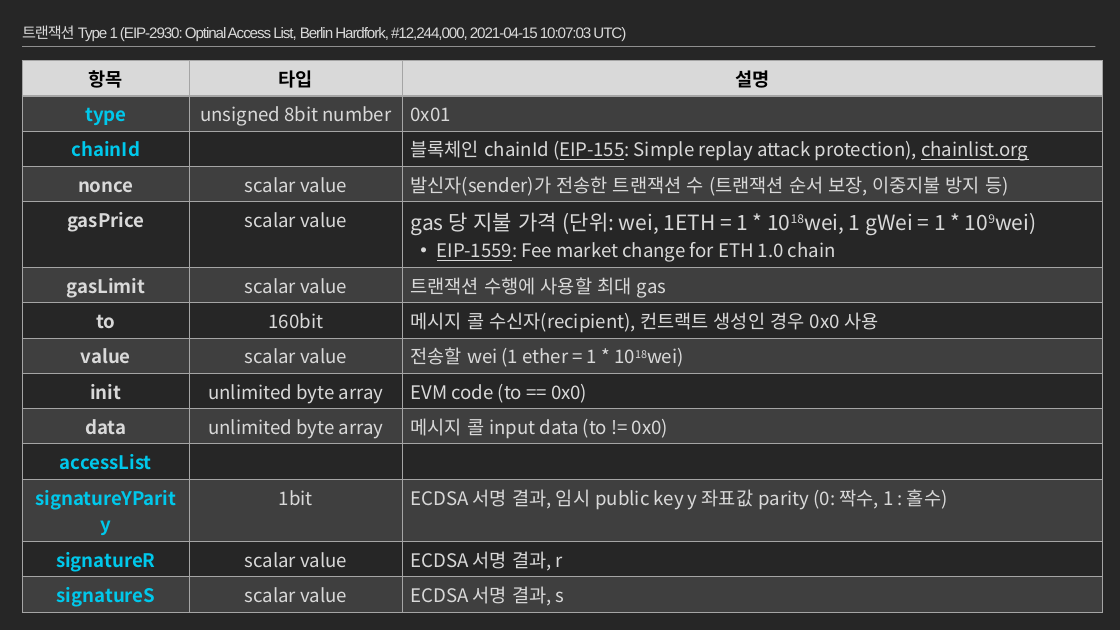
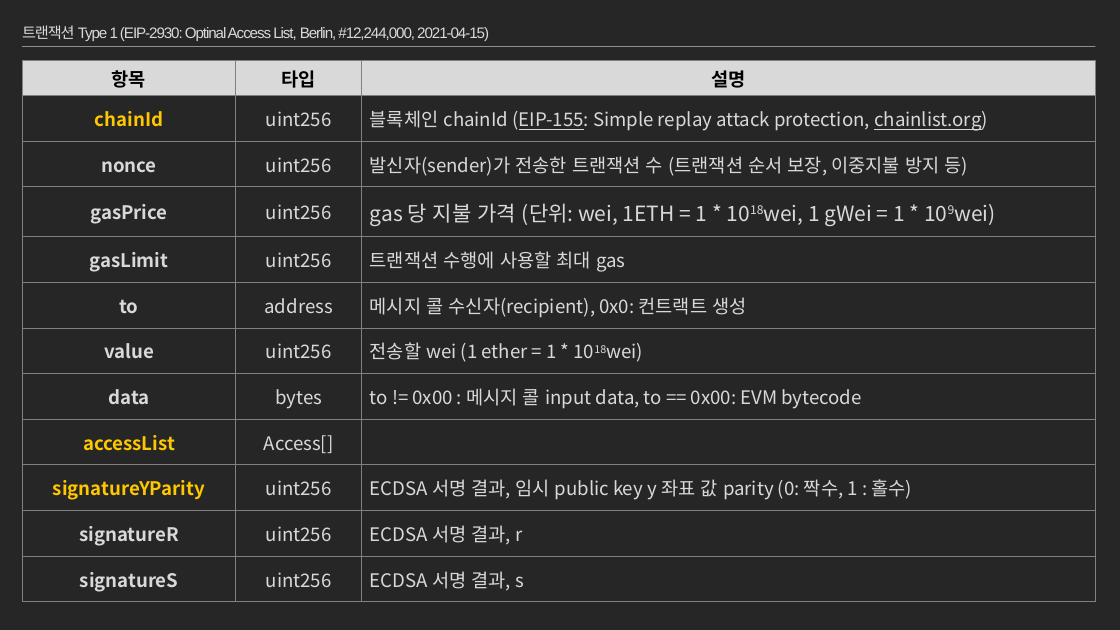
Before and after one commit to moss0801/blockchain-doc, a slide deck: slide 73 of General/Blockchain Part2.pptx (slide 67 before the commit). Drawn at 1120x630 pixels with LibreOffice and Linux fonts; fonts in the diff are those of the drawing. Boxes give left, top, right and bottom in pixels: in the first picture for what was removed or moved away, otherwise in the second. Text is boxed around its words. In the diff, an @@ line names an element or a change of style, - is before the commit and + after.

```diff
--- a/General/Blockchain Part2.pptx
+++ b/General/Blockchain Part2.pptx
@@ title at [22,25,489,41]: text changed @@
-트랜잭션 Type 1 (EIP-2930: Optinal Access List, Berlin Hardfork, #12,244,000, 2021-04-15 10:07:03 UTC)
+트랜잭션 Type 1 (EIP-2930: Optinal Access List, Berlin, #12,244,000, 2021-04-15)
@@ table at [22,60,1096,597] @@
-row 2: type | unsigned 8bit number | 0x01
-row 3: chainId |  | 블록체인 chainId (EIP-155: Simple replay attack protection), chainlist.org
-row 4: nonce | scalar value | 발신자(sender)가 전송한 트랜잭션 수 (트랜잭션 순서 보장, 이중지불 방지 등)
-row 5: gasPrice | scalar value | gas 당 지불 가격 (단위: wei, 1ETH = 1 * 1018wei, 1 gWei = 1 * 109wei) / EIP-1559: Fee market change for ETH 1.0 chain
-row 6: gasLimit | scalar value | 트랜잭션 수행에 사용할 최대 gas
-row 7: to | 160bit | 메시지 콜 수신자(recipient), 컨트랙트 생성인 경우 0x0 사용
-row 8: value | scalar value | 전송할 wei (1 ether = 1 * 1018wei)
-row 9: init | unlimited byte array | EVM code (to == 0x0)
-row 10: data | unlimited byte array | 메시지 콜 input data (to != 0x0)
-row 11: accessList |  | 
-row 12: signatureYParity | 1bit | ECDSA 서명 결과, 임시 public key y 좌표값 parity (0: 짝수, 1 : 홀수)
-row 13: signatureR | scalar value | ECDSA 서명 결과, r
-row 14: signatureS | scalar value | ECDSA 서명 결과, s
+row 2: chainId | uint256 | 블록체인 chainId (EIP-155: Simple replay attack protection, chainlist.org)
+row 3: nonce | uint256 | 발신자(sender)가 전송한 트랜잭션 수 (트랜잭션 순서 보장, 이중지불 방지 등)
+row 4: gasPrice | uint256 | gas 당 지불 가격 (단위: wei, 1ETH = 1 * 1018wei, 1 gWei = 1 * 109wei)
+row 5: gasLimit | uint256 | 트랜잭션 수행에 사용할 최대 gas
+row 6: to | address | 메시지 콜 수신자(recipient), 0x0: 컨트랙트 생성
+row 7: value | uint256 | 전송할 wei (1 ether = 1 * 1018wei)
+row 8: data | bytes | to != 0x00 : 메시지 콜 input data, to == 0x00: EVM bytecode
+row 9: accessList | Access[] | 
+row 10: signatureYParity | uint256 | ECDSA 서명 결과, 임시 public key y 좌표 값 parity (0: 짝수, 1 : 홀수)
+row 11: signatureR | uint256 | ECDSA 서명 결과, r
+row 12: signatureS | uint256 | ECDSA 서명 결과, s
@@ table: place and size @@
-table at [22,60,1102,611]
+table at [22,60,1096,597]
```
Also in this commit, not shown: 18 other slides changed, 22 slides added, 2 slides removed, 2 other files.
